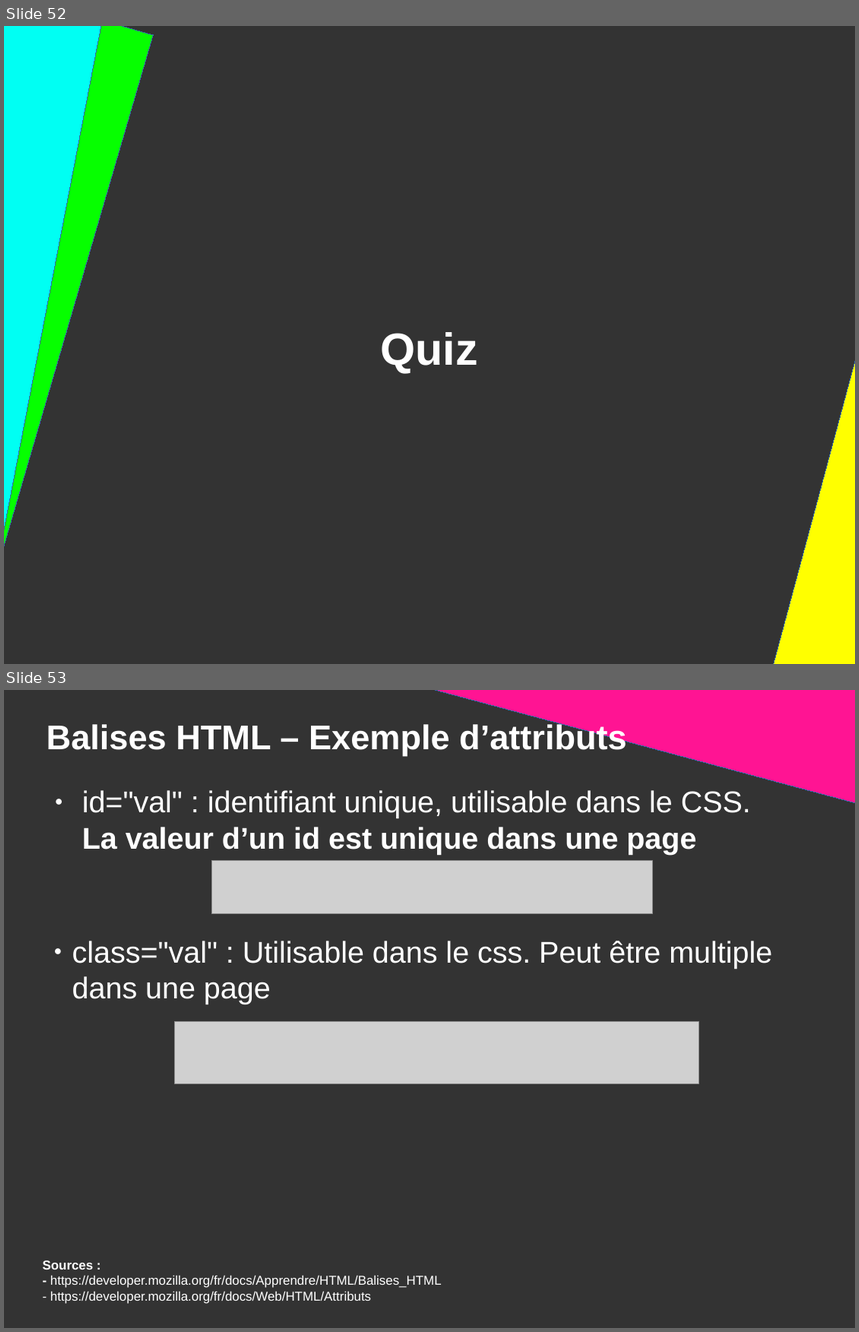
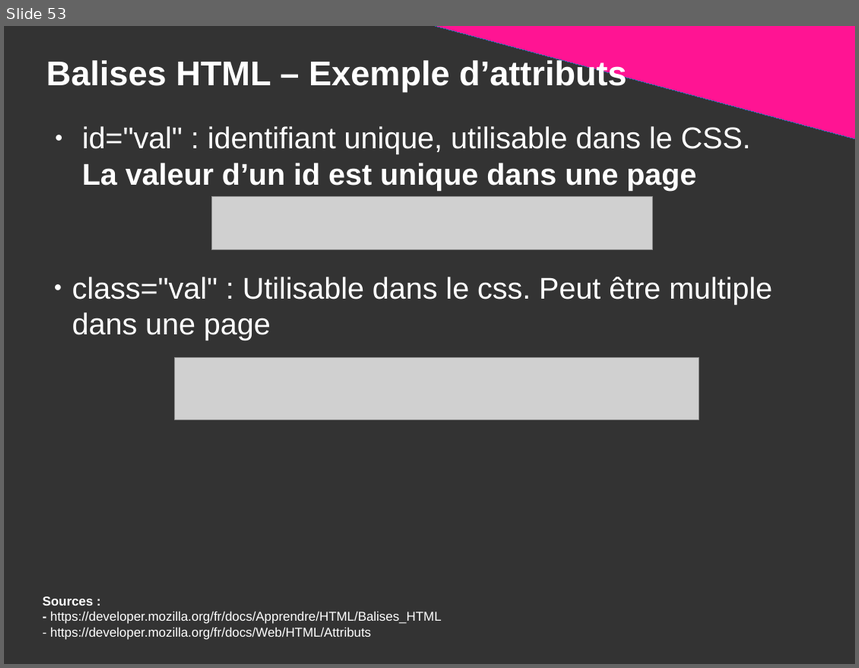
Before and after one commit to DanYellow/presentations, a slide deck: mmi/html/travaux-pratiques/numero-1/presentation.odp. Shown one above the other, each under a label of ours: slides 52 and 53 before the commit, slide 53 after it. The pictures are 859x1332 and 859x668 pixels, drawn with LibreOffice and Linux fonts; fonts in the diff are those of the drawing; grey boxes stand for pictures. Boxes give left, top, right and bottom in pixels: in the first picture for what was removed or moved away, otherwise in the second. Text is boxed around its words. In the diff, an @@ line names an element or a change of style, - is before the commit and + after.

```diff
--- a/mmi/html/travaux-pratiques/numero-1/presentation.odp
+++ b/mmi/html/travaux-pratiques/numero-1/presentation.odp
@@ slide 52 removed at bbox=[4, 26, 855, 664], background #333333 @@
@@ rectangle removed at bbox=[4, 26, 154, 553] @@
@@ rectangle removed at bbox=[4, 26, 104, 552] @@
@@ right triangle removed at bbox=[766, 251, 855, 664] @@
@@ title removed at bbox=[381, 332, 478, 373] @@
-Quiz
```
Also in this commit, not shown: 42 slides changed, 2 slides added, 5 other files.
